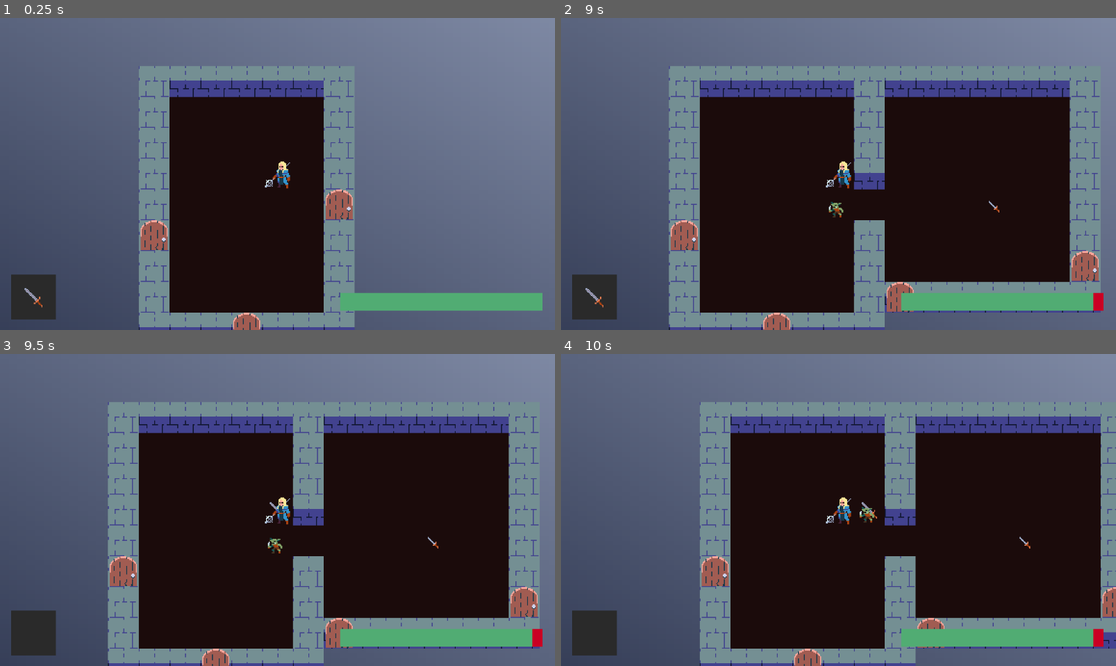
Above: before the commit, frames 1-4 (two rows, left to right).
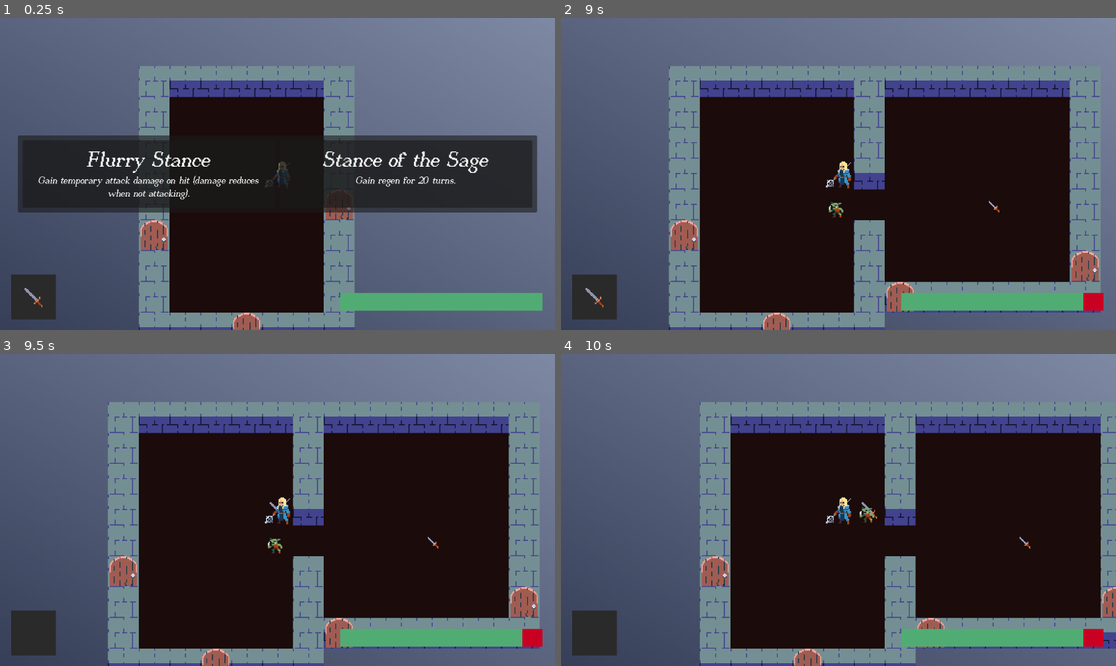
Above: after the commit, the same moments.

Repository: pryganss/TB-DCrawl
Game: Godot game, scene res://game.tscn
Same seed, same stepped clock (60 frames per second), same inputs: the game is played once before the commit and once after it.
Inputs (mouse positions are in pixels of both pictures, inside the frame that each line leads up to):
- Up to frame 1 (0.25 s): no input
- Up to frame 2 (9 s): click (710, 174) at 0.52 s; tap Enter at 1.25, 2.75, 4.25 s; hold D (move_right) 1.28-2.03 s; tap Q (drop) at 1.35, 2.1, 3.05, 3.8, 4.35, 5.1, 6.05, 6.8, 7.35, 8.1 s; tap Space (wait) at 2, 3.5, 3.6, 5, 6.6 s; hold S (move_down) 2.03-2.78 s; hold D (move_right) 2.78-3.53 s; tap E (grab) at 2.85, 5.85, 8.85 s; hold W (move_up) 3.53-4.28 s; hold A (move_left) 4.28-5.78 s; hold S (move_down) 5.78-6.53 s; hold D (move_right) 6.53-7.28 s; hold W (move_up) 7.28-8.03 s; hold D (move_right) 8.03-8.78 s; hold S (move_down) from 8.78 s (still down)
- Up to frame 3 (9.5 s): keep holding S (move_down); tap Q (drop) at 9.05 s
- Up to frame 4 (10 s): release S (move_down) at 9.53 s; hold A (move_left) from 9.53 s (still down); tap Space (wait) at 9.6 s; tap Q (drop) at 9.8 s

The runs differ from the first frame. In frame 1, 17% of the frame differs, in the area x 3-97%, y 37-63%; in frame 2, 0.1%; in frame 3, 0.1%; in frame 4, 0.1%.

Commit message:
setup stance changing logic

Diff:
--- a/Assets/Items/dagger_definition.tres
+++ b/Assets/Items/dagger_definition.tres
@@ -9,9 +9,9 @@
 [sub_resource type="Resource" id="Resource_hdhok"]
 script = ExtResource("2_hdhok")
 damage = Array[String](["1d3"])
-mod = 0
+mod = 1
 status = Array[ExtResource("3_s3fhs")]([])
-delay = 85
+delay = 80
 metadata/_custom_type_script = "uid://dpy8seg2we2sy"
 
 [sub_resource type="AtlasTexture" id="AtlasTexture_pfnq5"]
--- /dev/null
+++ b/Assets/Stances/heal_stance.tres
@@ -0,0 +1,17 @@
+[gd_resource type="Resource" script_class="StanceDefinition" load_steps=4 format=3 uid="uid://ds2oyc1plmbyd"]
+
+[ext_resource type="Script" uid="uid://cojmli4pgkhte" path="res://src/Stances/stance_definition.gd" id="1_olocj"]
+[ext_resource type="Script" uid="uid://bgnge8s0rq04j" path="res://src/Entities/Status/status_defintion.gd" id="2_lw877"]
+
+[sub_resource type="Resource" id="Resource_olocj"]
+script = ExtResource("2_lw877")
+duration = 2000
+status = 0
+metadata/_custom_type_script = "uid://bgnge8s0rq04j"
+
+[resource]
+script = ExtResource("1_olocj")
+status = Array[ExtResource("2_lw877")]([SubResource("Resource_olocj")])
+name = "Stance of the Sage"
+description = "Gain regen for 20 turns."
+metadata/_custom_type_script = "uid://cojmli4pgkhte"
--- /dev/null
+++ b/Assets/Stances/scaling_stance.tres
@@ -0,0 +1,17 @@
+[gd_resource type="Resource" script_class="StanceDefinition" load_steps=4 format=3 uid="uid://crdsv4sbcfvnm"]
+
+[ext_resource type="Script" uid="uid://cojmli4pgkhte" path="res://src/Stances/stance_definition.gd" id="1_n7uln"]
+[ext_resource type="Script" uid="uid://bgnge8s0rq04j" path="res://src/Entities/Status/status_defintion.gd" id="2_hlt7f"]
+
+[sub_resource type="Resource" id="Resource_n7uln"]
+script = ExtResource("2_hlt7f")
+duration = -1
+status = 1
+metadata/_custom_type_script = "uid://bgnge8s0rq04j"
+
+[resource]
+script = ExtResource("1_n7uln")
+status = Array[ExtResource("2_hlt7f")]([SubResource("Resource_n7uln")])
+name = "Flurry Stance"
+description = "Gain temporary attack damage on hit (damage reduces when not attacking)."
+metadata/_custom_type_script = "uid://cojmli4pgkhte"
--- a/src/Entities/Components/fighter_component.gd
+++ b/src/Entities/Components/fighter_component.gd
@@ -30,6 +30,10 @@
 	hp = MAX_HP
 	level = component_definition.level
 
+func refresh_status():
+	for st in status:
+		st.reconnect()
+
 func die():
 	status = []
 
--- a/src/Entities/Components/melee_component.gd
+++ b/src/Entities/Components/melee_component.gd
@@ -9,6 +9,8 @@
 var mod: int
 
 var status: Array[StatusDefinition]
+
+signal attack_started(_args: Array)
 
 func _init(component_definition: MeleeComponentDefinition):
 	super._init(component_definition)
@@ -22,10 +24,14 @@
 	var fighter_component: FighterComponent = entity.components.get(cpnt.FIGHTER)
 	if not fighter_component: return 0
 
+	attack_started.emit([target])
+
 	if Attack.to_hit(fighter_component.level - target.level):
 		target.hp -= Attack.damage(damage, mod)
 		if status:
 			for st in status:
 				stat.STATUS[st.status].call(target.entity, st.duration)
 
+	damage = BASE_DAMAGE
+	mod = BASE_MOD
 	return delay
--- a/src/Entities/Components/wield_component.gd
+++ b/src/Entities/Components/wield_component.gd
@@ -37,7 +37,11 @@
 			entity.remove_child(base_component)
 
 		entity.add_child(component)
+		component.entity = entity
 		entity.components[component.TYPE] = component
+
+	var fighter_component = entity.components.get(cpnt.FIGHTER) as FighterComponent
+	fighter_component.refresh_status()
 
 	return delay
 
@@ -52,6 +56,9 @@
 		entity.components[component.TYPE] = component
 		entity.add_child(component)
 
+	var fighter_component = entity.components.get(cpnt.FIGHTER) as FighterComponent
+	fighter_component.refresh_status()
+
 func drop_item():
 	if not item:
 		return
--- /dev/null
+++ b/src/Entities/Status/attack_scaling_status.gd
@@ -0,0 +1,22 @@
+class_name AttackScalingStatus
+extends OnAttackStartStatus
+
+var _cooldown_timer = 1000
+var _current_scaling = 0:
+	set(value):
+		_current_scaling = max(0, min(value, max_scaling))
+
+var max_scaling = 10
+
+func apply(_args: Array):
+	if not Map.new_game_tick.is_connected(_decrement_cooldown):
+		Map.new_game_tick.connect(_decrement_cooldown)
+	entity.components.get(cpnt.MELEE).mod += _current_scaling
+	_current_scaling += 1
+	_cooldown_timer = 1000
+
+func _decrement_cooldown():
+	_cooldown_timer -= 1
+	if _cooldown_timer <= 0:
+		_current_scaling -= 1
+		_cooldown_timer = 200
--- /dev/null
+++ b/src/Entities/Status/attack_start_status.gd
@@ -0,0 +1,9 @@
+class_name OnAttackStartStatus
+extends Status
+
+func _init(affected_entity: Entity, start_duration):
+	super._init(affected_entity, start_duration)
+
+func _get_triggers():
+	var melee_component = entity.components.get(cpnt.MELEE) as MeleeComponent
+	return [melee_component.attack_started]
--- a/src/Entities/Status/regen_status.gd
+++ b/src/Entities/Status/regen_status.gd
@@ -4,7 +4,10 @@
 var counter: int = 50
 
 func _init(affected_entity, start_duration):
-	super._init(affected_entity, [Map.new_game_tick], start_duration)
+	super._init(affected_entity, start_duration)
+
+func _get_triggers():
+	return [Map.new_game_tick]
 
 func apply(_args = []):
 	if counter >= 50:
--- a/src/Entities/Status/stat.gd
+++ b/src/Entities/Status/stat.gd
@@ -1,8 +1,9 @@
 class_name STAT
 extends Node
 
-enum STATUS_ENUM { REGEN_STATUS }
+enum STATUS_ENUM { REGEN_STATUS, ATTACK_SCALING_STATUS }
 
 var STATUS: Dictionary[int, Callable] = {
-	STATUS_ENUM.REGEN_STATUS:  RegenStatus.new
+	STATUS_ENUM.REGEN_STATUS:  RegenStatus.new,
+	STATUS_ENUM.ATTACK_SCALING_STATUS: AttackScalingStatus.new
 	}
--- a/src/Entities/Status/status.gd
+++ b/src/Entities/Status/status.gd
@@ -16,26 +16,34 @@
 
 		duration = value
 
-var _triggers: Array[Signal]
+var _triggers: Array
 
 var entity: Entity
 
-func _init(affected_entity: Entity, triggers: Array[Signal], start_duration = -1):
-	entity = affected_entity
-
-	_triggers = triggers
-
-	var fighter_component = entity.components.get(cpnt.FIGHTER) as FighterComponent
+func _init(affected_entity: Entity, start_duration = -1):
+	var fighter_component = affected_entity.components.get(cpnt.FIGHTER) as FighterComponent
 	for status in fighter_component.status as Array[Status]:
 		if typeof(status) == typeof(self):
 			extend_status(start_duration)
 			return
 
+	entity = affected_entity
+
 	fighter_component.status.append(self)
 
 	duration = start_duration
 
-	for trigger in triggers:
+	reconnect()
+
+func _get_triggers() -> Array[Signal]:
+	return _triggers
+
+func reconnect():
+	for trigger in _triggers:
+		trigger.disconnect(apply)
+
+	_triggers = _get_triggers()
+	for trigger in _triggers:
 		trigger.connect(apply)
 
 func apply(_args: Array):
@@ -56,12 +64,12 @@
 	var fighter_component = entity.components.get(cpnt.FIGHTER) as FighterComponent
 
 	for trigger in _triggers:
-		var status_index: int = fighter_component.status.get(trigger).find_custom(func(s): return typeof(s) ==  typeof(self))
-		if fighter_component.status.get(trigger)[status_index]:
+		var status_index: int = fighter_component.status.find_custom(func(s): return typeof(s) ==  typeof(self))
+		if fighter_component.status[status_index]:
 			if new_duration == -1:
-				fighter_component.status.get(trigger)[status_index].duration = new_duration
-			else: fighter_component.status.get(trigger)[status_index].duration = max(new_duration,
-				fighter_component.status.get(trigger)[status_index].duration)
+				fighter_component.status[status_index].duration = new_duration
+			else: fighter_component.status[status_index].duration = max(new_duration,
+				fighter_component.status[status_index].duration)
 		else:
 			if new_duration == -1:
 				duration = new_duration
--- a/src/Stances/stance.gd
+++ b/src/Stances/stance.gd
@@ -9,7 +9,7 @@
 
 	if stance_definition.status:
 		for st in stance_definition.status:
-			stat.STATUS[st.status].call(entity, st.duration)
+			status.append(stat.STATUS[st.status].call(entity, st.duration))
 
 func change_stance(stance_definition: StanceDefinition):
 	for st in status:
--- a/src/game_manager.gd
+++ b/src/game_manager.gd
@@ -9,7 +9,7 @@
 @onready var stance_files: PackedStringArray = ResourceLoader.list_directory("res://Assets/Stances/")
 @export var stances: Array[StanceDefinition] = []
 
-var stance_timer: = 50000
+var stance_timer: = 5000
 
 func _ready():
 	Map.game_map = game_map
@@ -39,6 +39,8 @@
 
 	for file in stance_files:
 		stances.append(load("res://Assets/Stances/" + file))
+
+	_new_stance()
 
 func reset(_entity: Entity):
 	Initiative.reset()
@@ -74,4 +76,4 @@
 	if stance_timer <= 0:
 		await player.components.get(cpnt.FIGHTER).turn_started
 		_new_stance()
-		stance_timer = 50000
+		stance_timer = 5000
Not shown, added: src/Entities/Status/attack_scaling_status.gd.uid
Not shown, added: src/Entities/Status/attack_start_status.gd.uid
Empty file added: src/Entities/Status/heal_status.gd
Not shown, added: src/Entities/Status/heal_status.gd.uid
